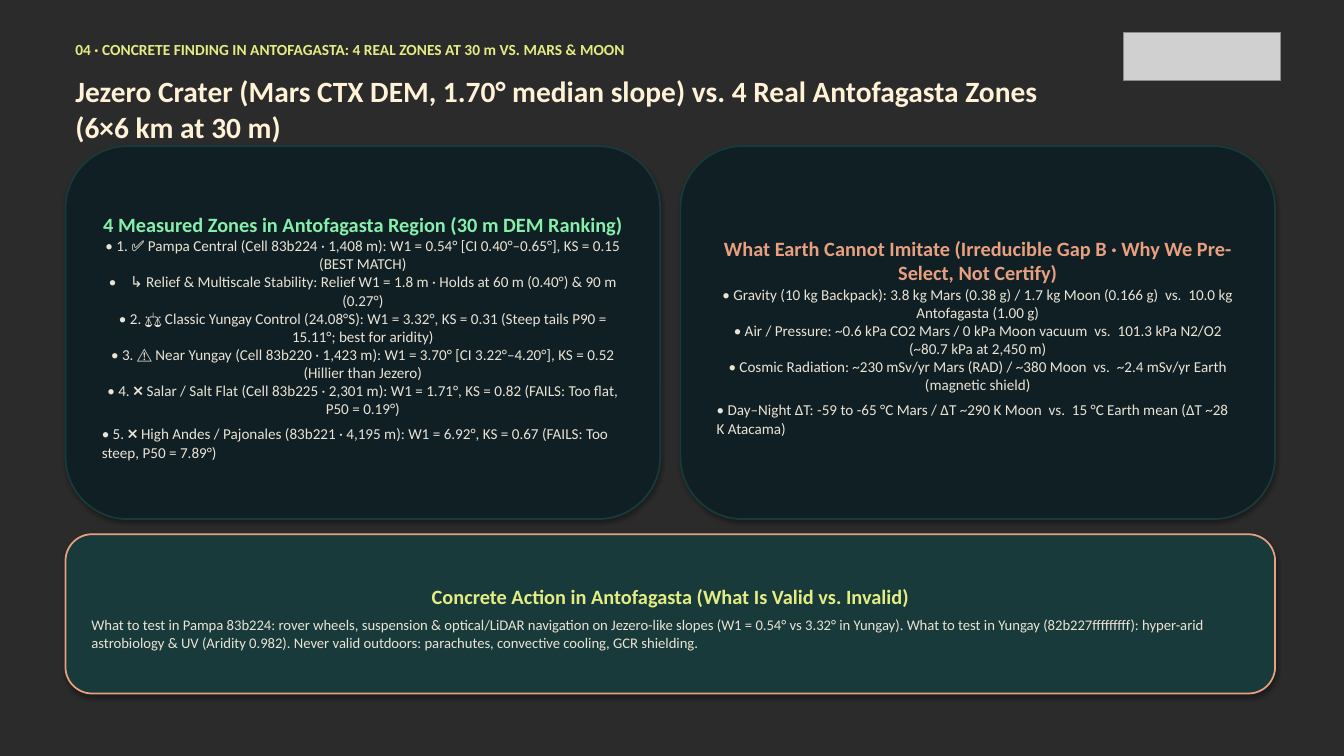
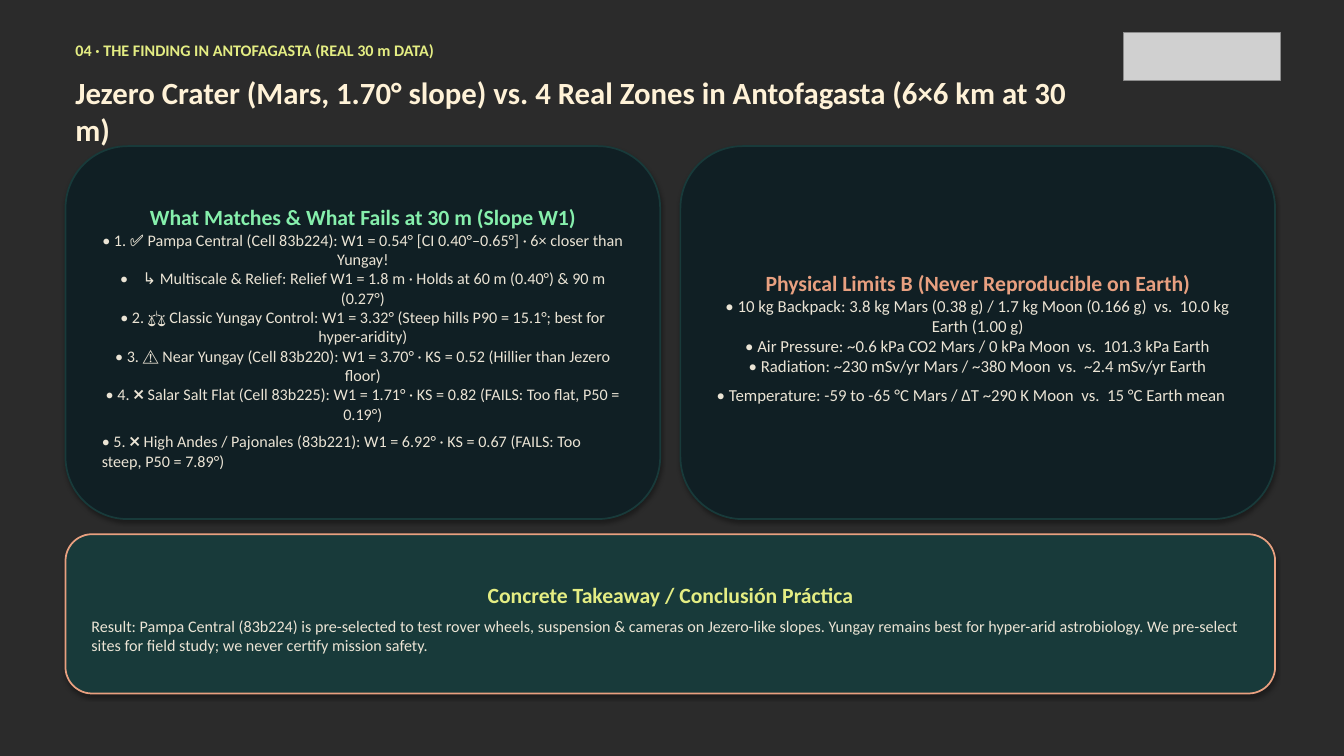
Before and after one commit to AnGeMoNs/Ckepi, a slide deck: slide 5 of docs/nehe/ckepi-pitch-en.pptx. Drawn at 1344x756 pixels with LibreOffice and Linux fonts; fonts in the diff are those of the drawing; grey boxes stand for pictures; background and template pictures are left out; a plain dark background stands for a picture behind light text. Boxes give left, top, right and bottom in pixels: in the first picture for what was removed or moved away, otherwise in the second. Text is boxed around its words. In the diff, an @@ line names an element or a change of style, - is before the commit and + after.

```diff
--- a/docs/nehe/ckepi-pitch-en.pptx
+++ b/docs/nehe/ckepi-pitch-en.pptx
@@ text at [75, 44, 434, 59]: text changed; size 11 to 11.5 pt @@
-04 · CONCRETE FINDING IN ANTOFAGASTA: 4 REAL ZONES AT 30 m VS. MARS & MOON
+04 · THE FINDING IN ANTOFAGASTA (REAL 30 m DATA)
@@ text at [75, 81, 1065, 146]: text changed; size 21 to 22 pt @@
-Jezero Crater (Mars CTX DEM, 1.70° median slope) vs. 4 Real Antofagasta Zones (6×6 km at 30 m)
+Jezero Crater (Mars, 1.70° slope) vs. 4 Real Zones in Antofagasta (6×6 km at 30 m)
@@ text in rounded rectangle at [102, 209, 623, 470]: text changed; size 10.8 to 11.5 pt @@
-4 Measured Zones in Antofagasta Region (30 m DEM Ranking)
-• 1. ✅ Pampa Central (Cell 83b224 · 1,408 m): W1 = 0.54° [CI 0.40°–0.65°], KS = 0.15 (BEST MATCH)
-• ↳ Relief & Multiscale Stability: Relief W1 = 1.8 m · Holds at 60 m (0.40°) & 90 m (0.27°)
-• 2. ⚖️ Classic Yungay Control (24.08°S): W1 = 3.32°, KS = 0.31 (Steep tails P90 = 15.11°; best for aridity)
-• 3. ⚠️ Near Yungay (Cell 83b220 · 1,423 m): W1 = 3.70° [CI 3.22°–4.20°], KS = 0.52 (Hillier than Jezero)
-• 4. ❌ Salar / Salt Flat (Cell 83b225 · 2,301 m): W1 = 1.71°, KS = 0.82 (FAILS: Too flat, P50 = 0.19°)
-• 5. ❌ High Andes / Pajonales (83b221 · 4,195 m): W1 = 6.92°, KS = 0.67 (FAILS: Too steep, P50 = 7.89°)
+What Matches & What Fails at 30 m (Slope W1)
+• 1. ✅ Pampa Central (Cell 83b224): W1 = 0.54° [CI 0.40°–0.65°] · 6× closer than Yungay!
+• ↳ Multiscale & Relief: Relief W1 = 1.8 m · Holds at 60 m (0.40°) & 90 m (0.27°)
+• 2. ⚖️ Classic Yungay Control: W1 = 3.32° (Steep hills P90 = 15.1°; best for hyper-aridity)
+• 3. ⚠️ Near Yungay (Cell 83b220): W1 = 3.70° · KS = 0.52 (Hillier than Jezero floor)
+• 4. ❌ Salar Salt Flat (Cell 83b225): W1 = 1.71° · KS = 0.82 (FAILS: Too flat, P50 = 0.19°)
+• 5. ❌ High Andes / Pajonales (83b221): W1 = 6.92° · KS = 0.67 (FAILS: Too steep, P50 = 7.89°)
@@ text in rounded rectangle at [729, 275, 1230, 404]: text changed; size 10.8 to 12 pt @@
-What Earth Cannot Imitate (Irreducible Gap B · Why We Pre-Select, Not Certify)
-• Gravity (10 kg Backpack): 3.8 kg Mars (0.38 g) / 1.7 kg Moon (0.166 g) vs. 10.0 kg Antofagasta (1.00 g)
-• Air / Pressure: ~0.6 kPa CO2 Mars / 0 kPa Moon vacuum vs. 101.3 kPa N2/O2 (~80.7 kPa at 2,450 m)
-• Cosmic Radiation: ~230 mSv/yr Mars (RAD) / ~380 Moon vs. ~2.4 mSv/yr Earth (magnetic shield)
-• Day–Night ΔT: -59 to -65 °C Mars / ΔT ~290 K Moon vs. 15 °C Earth mean (ΔT ~28 K Atacama)
+Physical Limits B (Never Reproducible on Earth)
+• 10 kg Backpack: 3.8 kg Mars (0.38 g) / 1.7 kg Moon (0.166 g) vs. 10.0 kg Earth (1.00 g)
+• Air Pressure: ~0.6 kPa CO2 Mars / 0 kPa Moon vs. 101.3 kPa Earth
+• Radiation: ~230 mSv/yr Mars / ~380 Moon vs. ~2.4 mSv/yr Earth
+• Temperature: -59 to -65 °C Mars / ΔT ~290 K Moon vs. 15 °C Earth mean
@@ text in rounded rectangle at [91, 587, 1237, 654]: text changed; size 10.5 to 11.5 pt @@
-Concrete Action in Antofagasta (What Is Valid vs. Invalid)
-What to test in Pampa 83b224: rover wheels, suspension & optical/LiDAR navigation on Jezero-like slopes (W1 = 0.54° vs 3.32° in Yungay). What to test in Yungay (82b227fffffffff): hyper-arid astrobiology & UV (Aridity 0.982). Never valid outdoors: parachutes, convective cooling, GCR shielding.
+Concrete Takeaway / Conclusión Práctica
+Result: Pampa Central (83b224) is pre-selected to test rover wheels, suspension & cameras on Jezero-like slopes. Yungay remains best for hyper-arid astrobiology. We pre-select sites for field study; we never certify mission safety.
```
Also in this commit, not shown: 6 other slides changed, 15 other files.
